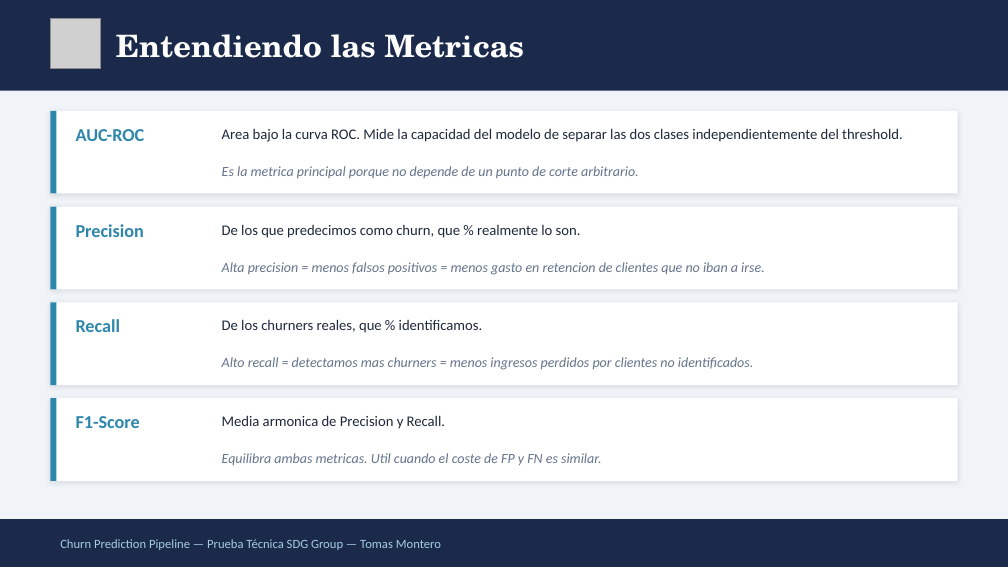
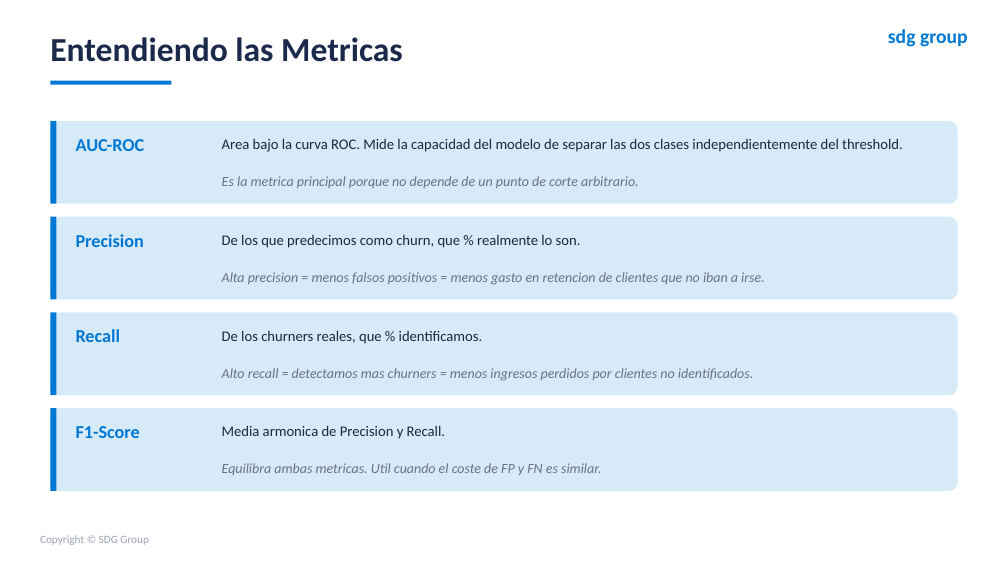
Before and after one commit to TomasUrban0/AI_Test_SDG, a slide deck: slide 14 of Presentacion_Churn_SDG.pptx. Drawn at 1008x567 pixels with LibreOffice and Linux fonts; fonts in the diff are those of the drawing; grey boxes stand for pictures. Boxes give left, top, right and bottom in pixels: in the first picture for what was removed or moved away, otherwise in the second. Text is boxed around its words. In the diff, an @@ line names an element or a change of style, - is before the commit and + after.

```diff
--- a/Presentacion_Churn_SDG.pptx
+++ b/Presentacion_Churn_SDG.pptx
@@ background #F0F4F8 to #FFFFFF @@
@@ rectangle removed at [0,0,1008,91] @@
@@ text "Entendiendo las Metricas": place and size @@
-text "Entendiendo las Metricas" at [116,34,524,58]
+text "Entendiendo las Metricas" at [50,37,403,62]
@@ text "Entendiendo las Metricas" at [50,37,403,62]: size 22 to 24 pt, font TeX Gyre Schola to Calibri, text colour #FFFFFF to #1B2A4A @@
@@ picture removed at [50,18,101,69] @@
@@ text added at [888,29,968,47], 14 pt, text #0078D4, bold @@
+sdg group
@@ rectangle added at [50,81,171,85], fill #0078D4 @@
@@ rectangle removed at [50,111,958,194] @@
@@ 12 texts, 4 rectangles: place and size @@
-12 texts, 4 rectangles at [50,111,903,481]
+12 texts, 4 rectangles at [50,121,903,491]
@@ fill #2E86AB to #0078D4 in 4 elements at [50,408,56,491], [50,217,56,299], [50,312,56,395], [50,121,56,204] @@
@@ rounded rectangle added at [50,121,958,204], fill #D6EAF8 @@
@@ rectangle removed at [50,207,958,289] @@
@@ rounded rectangle added at [50,217,958,299], fill #D6EAF8 @@
@@ rectangle removed at [50,302,958,385] @@
@@ rounded rectangle added at [50,312,958,395], fill #D6EAF8 @@
@@ text colour #1E293B to #1F2937 in 4 elements at [222,235,581,248], [222,426,445,439], [222,139,903,152], [222,331,482,344] @@
@@ text colour #64748B to #6B7280 in 4 elements at [222,272,765,285], [222,463,601,475], [222,176,639,188], [222,368,753,381] @@
@@ rectangle removed at [50,398,958,481] @@
@@ rounded rectangle added at [50,408,958,491], fill #D6EAF8 @@
@@ text colour #2E86AB to #0078D4 in 4 elements at [76,139,145,151], [76,234,144,247], [76,329,120,342], [76,426,140,438] @@
@@ rectangle removed at [0,519,1008,566] @@
@@ text added at [40,535,149,545], 8 pt, text #9CA3AF @@
+Copyright © SDG Group
@@ text removed at [60,539,441,550] @@
-Churn Prediction Pipeline — Prueba Técnica SDG Group — Tomas Montero
```
Also in this commit, not shown: 23 other slides changed, 1 slide added, 1 slide removed, 19 other files.
